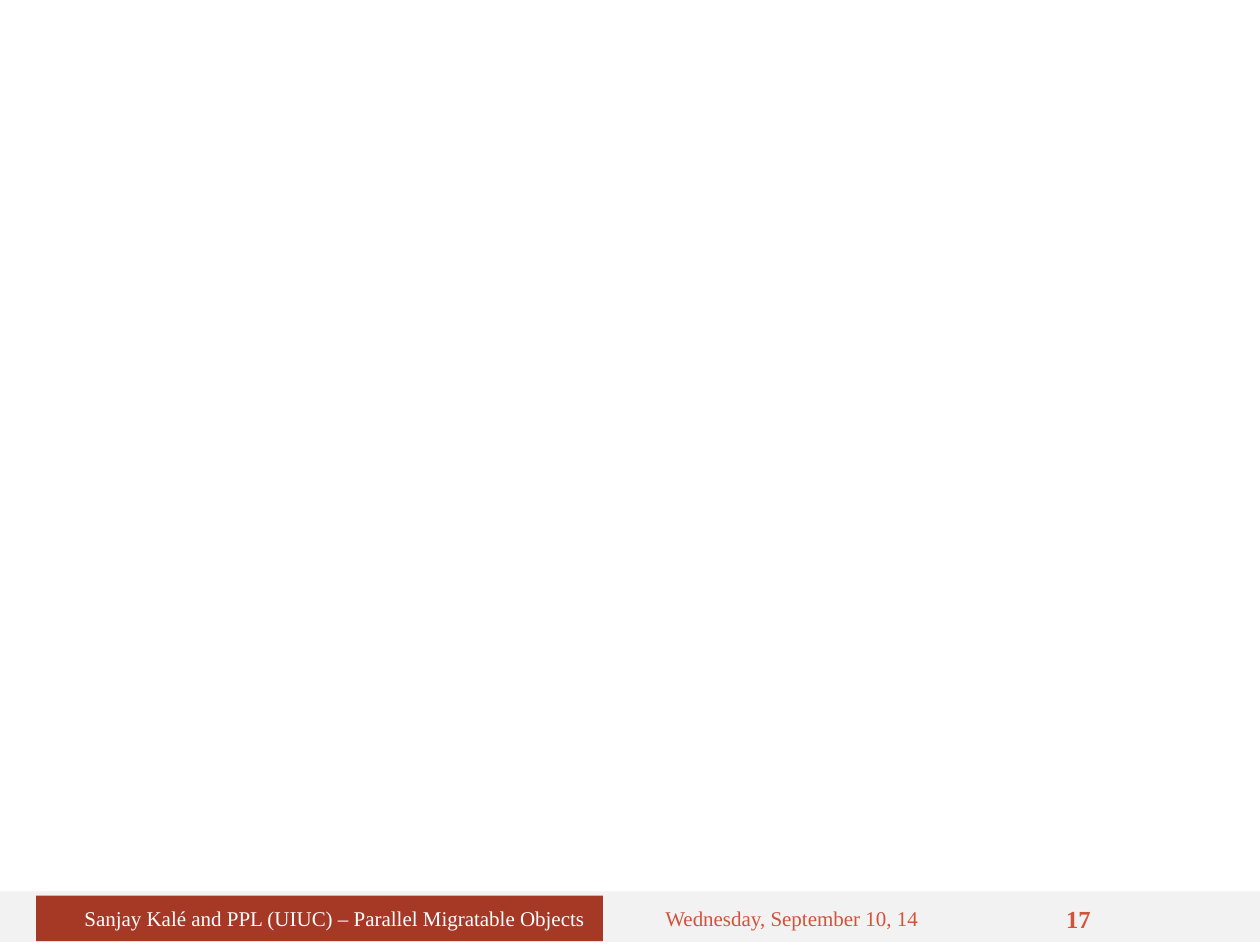
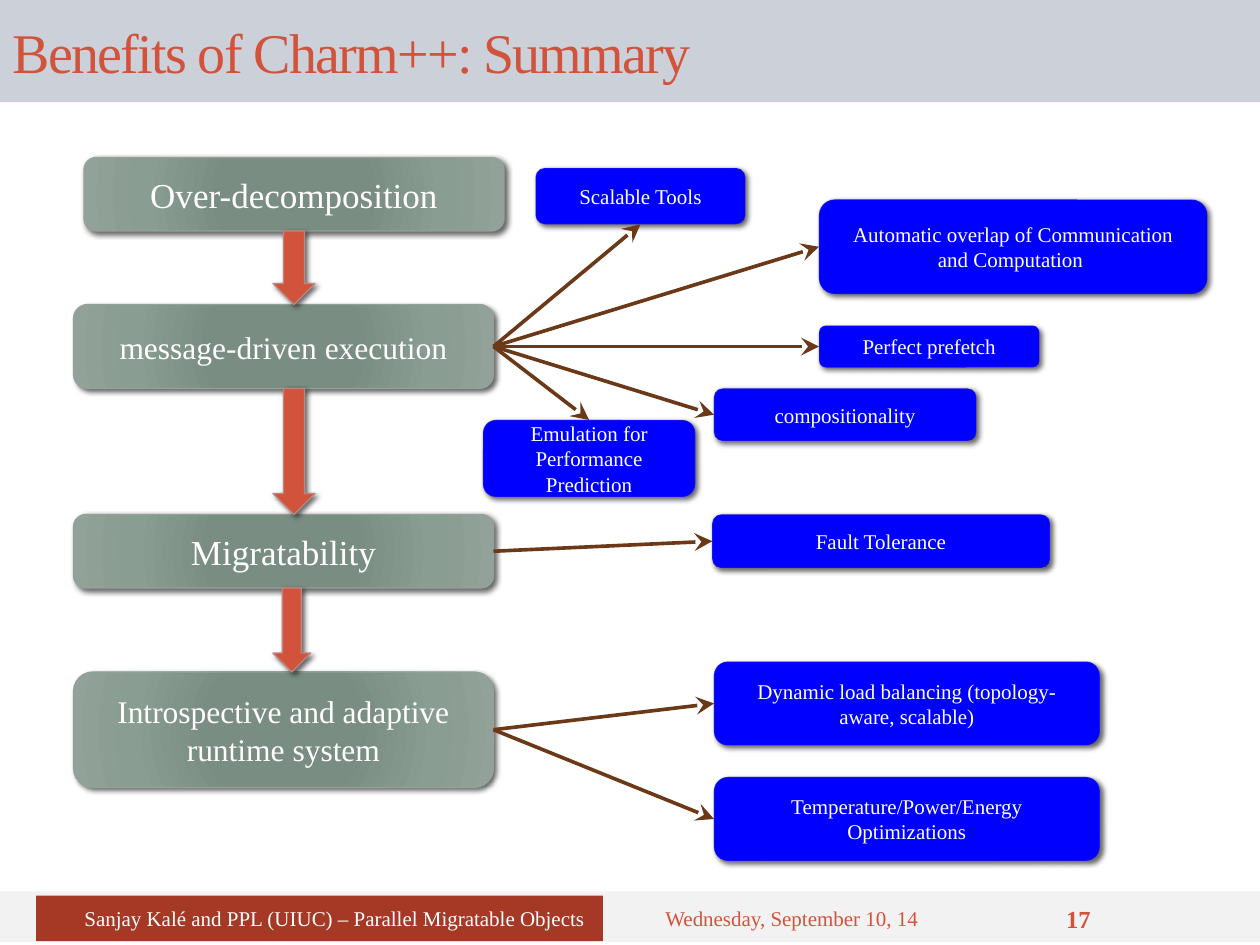
Before and after one commit to UIUC-PPL/charm_tutorial, a slide deck: slide 17 of tutorial-03-benefits.pptx. Drawn at 1260x945 pixels with LibreOffice and Linux fonts; fonts in the diff are those of the drawing; background and template pictures are left out. Boxes give left, top, right and bottom in pixels: in the first picture for what was removed or moved away, otherwise in the second. Text is boxed around its words. In the diff, an @@ line names an element or a change of style, - is before the commit and + after.

```diff
--- a/tutorial-03-benefits.pptx
+++ b/tutorial-03-benefits.pptx
@@ title added at [0, 0, 1260, 102], fill #CCD1D9, 32 pt, text #D2533C @@
+Benefits of Charm++: Summary
@@ rounded rectangle added at [84, 158, 504, 231], fill gradient #7B8E82 to #7B8D83 to #8A9E92 to #93A299, outline #93A299 0.75 pt, 20 pt, text #FFFFFF @@
+Over-decomposition
@@ rounded rectangle added at [536, 168, 746, 224], fill #0000FF, outline #AD8F67 0.75 pt, 12 pt, text #FFFFFF @@
+Scalable Tools
@@ rounded rectangle added at [819, 199, 1207, 294], fill #0000FF, outline #AD8F67 0.75 pt, 12 pt, text #FFFFFF @@
+Automatic overlap of Communication and Computation
@@ down arrow added at [273, 231, 315, 304], fill #D2533C, outline #BD867C 0.75 pt @@
@@ arrow added from (494, 346) to (640, 224), #6B3917 2.08 pt @@
@@ arrow added from (494, 346) to (819, 247), #6B3917 2.08 pt @@
@@ rounded rectangle added at [73, 305, 493, 389], fill gradient #7B8E82 to #7B8D83 to #8A9E92 to #93A299, outline #93A299 0.75 pt, 18 pt, text #FFFFFF @@
+message-driven execution
@@ rounded rectangle added at [819, 325, 1040, 367], fill #0000FF, outline #AD8F67 0.75 pt, 12 pt, text #FFFFFF @@
+Perfect prefetch
@@ arrow added from (494, 346) to (819, 346), #6B3917 2.08 pt @@
@@ arrow added from (494, 346) to (590, 420), #6B3917 2.08 pt @@
@@ arrow added from (494, 346) to (714, 415), #6B3917 2.08 pt @@
@@ down arrow added at [273, 388, 315, 514], fill #D2533C, outline #BD867C 0.75 pt @@
@@ rounded rectangle added at [714, 388, 976, 441], fill #0000FF, outline #AD8F67 0.75 pt, 12 pt, text #FFFFFF @@
+compositionality
@@ rounded rectangle added at [483, 420, 694, 496], fill #0000FF, outline #AD8F67 0.75 pt, 12 pt, text #FFFFFF @@
+Emulation for Performance Prediction
@@ rounded rectangle added at [73, 514, 493, 587], fill gradient #7B8E82 to #7B8D83 to #8A9E92 to #93A299, outline #93A299 0.75 pt, 20 pt, text #FFFFFF @@
+Migratability
@@ rounded rectangle added at [712, 514, 1050, 567], fill #0000FF, outline #AD8F67 0.75 pt, 12 pt, text #FFFFFF @@
+Fault Tolerance
@@ arrow added from (494, 552) to (712, 542), #6B3917 2.08 pt @@
@@ down arrow added at [273, 588, 311, 673], fill #D2533C, outline #BD867C 0.75 pt @@
@@ rounded rectangle added at [73, 672, 493, 788], fill gradient #7B8E82 to #7B8D83 to #8A9E92 to #93A299, outline #93A299 0.75 pt, 18 pt, text #FFFFFF @@
+Introspective and adaptive runtime system
@@ rounded rectangle added at [714, 662, 1100, 746], fill #0000FF, outline #AD8F67 0.75 pt, 12 pt, text #FFFFFF @@
+Dynamic load balancing (topology-aware, scalable)
@@ arrow added from (494, 730) to (714, 703), #6B3917 2.08 pt @@
@@ arrow added from (494, 730) to (714, 819), #6B3917 2.08 pt @@
@@ rounded rectangle added at [714, 777, 1100, 862], fill #0000FF, outline #AD8F67 0.75 pt, 12 pt, text #FFFFFF @@
+Temperature/Power/Energy Optimizations
```
Also in this commit, not shown: 4 other slides changed, 10 other files.
